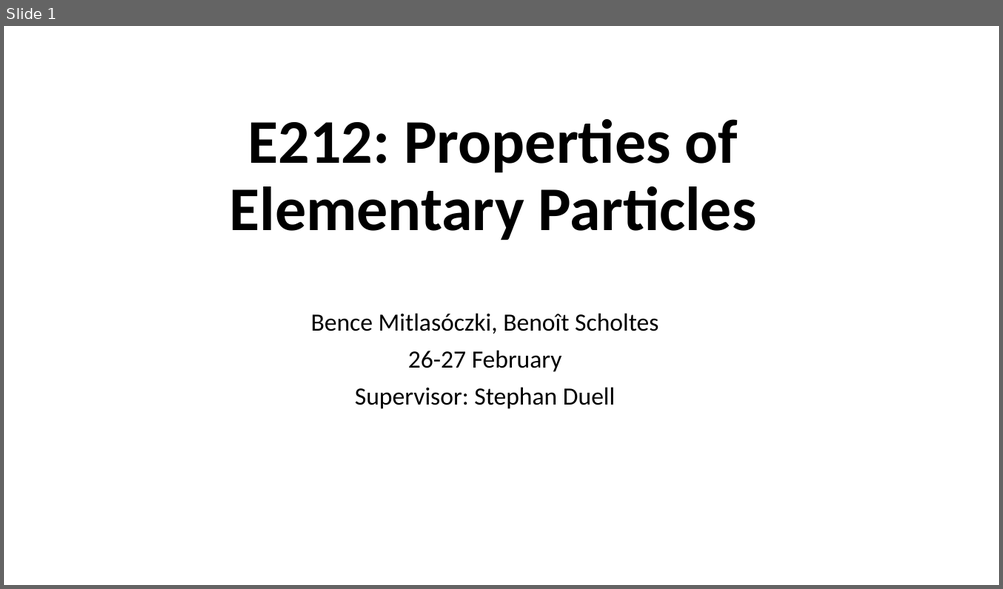
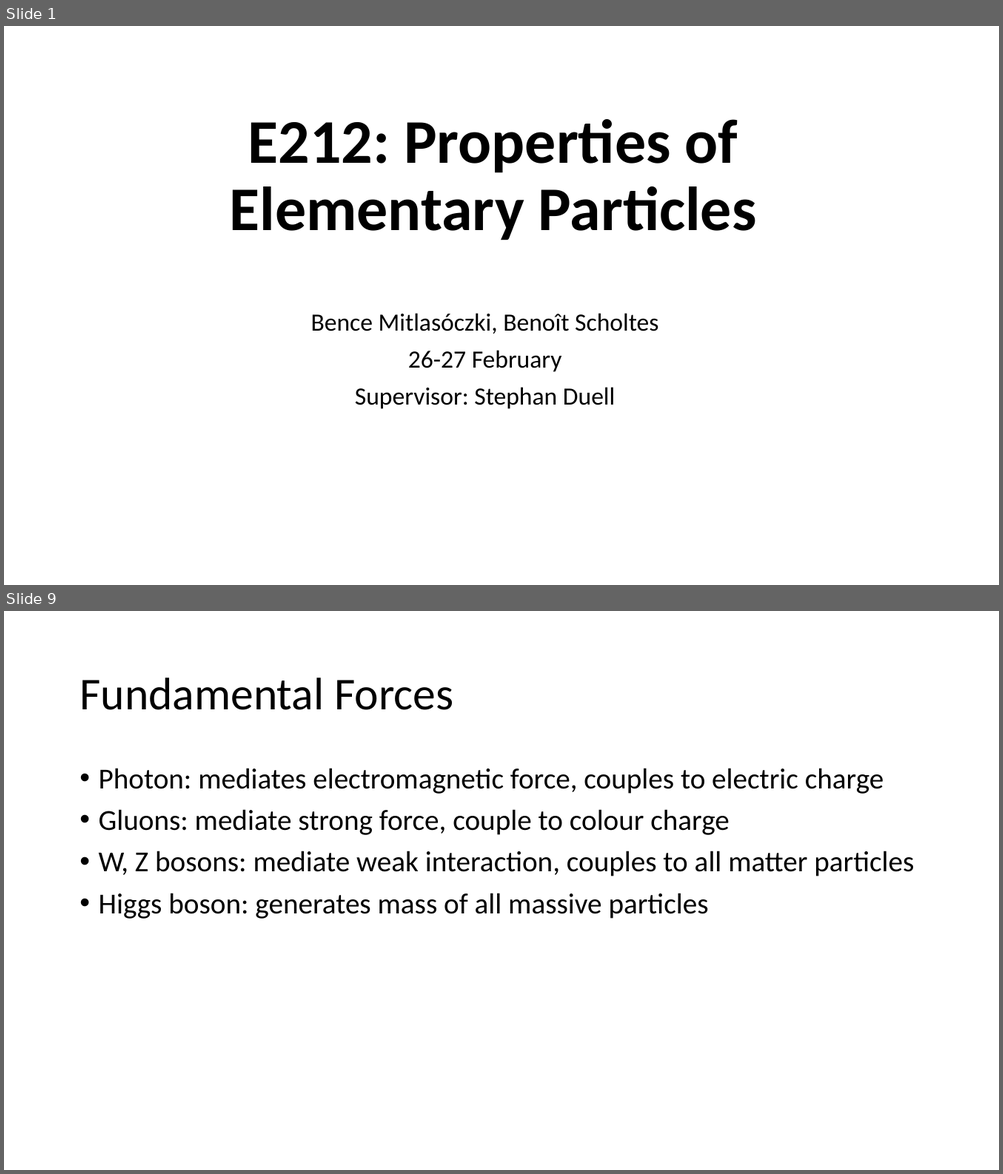
Before and after one commit to mitlabence/Lab18, a slide deck: Presentation/E212.pptx. Shown one above the other, each under a label of ours: slide 1 before the commit, slides 1 and 9 after it; the slides between them are not shown. The pictures are 1003x589 and 1003x1174 pixels, drawn with LibreOffice and Linux fonts; fonts in the diff are those of the drawing. Boxes give left, top, right and bottom in pixels: in the first picture for what was removed or moved away, otherwise in the second. Text is boxed around its words. In the diff, an @@ line names an element or a change of style, - is before the commit and + after.

```diff
--- a/Presentation/E212.pptx
+++ b/Presentation/E212.pptx
@@ slide 9 added at <box>4,611,999,1170</box>, background #FFFFFF @@
@@ title added at <box>79,678,453,710</box>, 44 pt, text #000000 @@
+Fundamental Forces
@@ text added at <box>99,768,913,919</box>, 28 pt, text #000000 @@
+• Photon: mediates electromagnetic force, couples to electric charge
+• Gluons: mediate strong force, couple to colour charge
+• W, Z bosons: mediate weak interaction, couples to all matter particles
+• Higgs boson: generates mass of all massive particles
```
Also in this commit, not shown: 3 slides changed, 29 other slides added, 15 other files.
